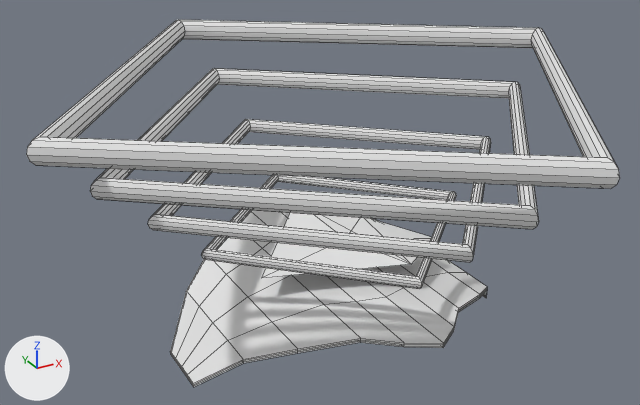
Two versions of the OBJ model Assets/Models/RightShoulder/epaule_0002.obj, one commit apart.
Camera for both pictures: a 50 mm camera at (-0.421, -0.726, 0.444) aimed at (-0.016, 0.01, 0.076). Arrows for +X, +Y and +Z are at lower left; the lights stay in place. Mesh edges are drawn as thin lines. Where no turn or scale is listed for an object, it has been applied to the vertices.

In view in the first picture: 'epaule_0002'.
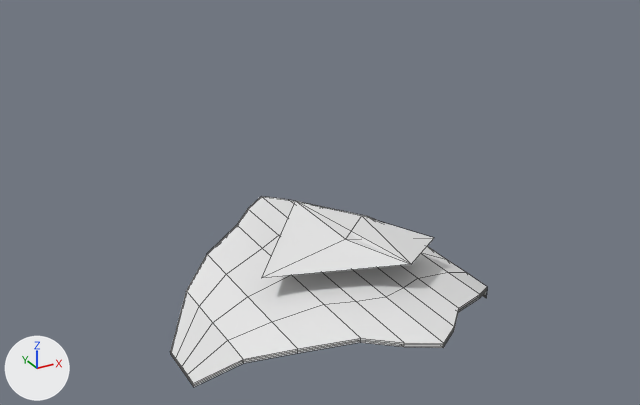
Pixel boxes (x1, y1, x2, y2) of what changed, in the pictures (640 x 405 px):
'epaule_0002', reshaped (46% narrower, 48% shorter)
    before: (27, 20, 620, 387)
    after: (170, 196, 487, 387)
part 1 of me_epaule_0002, deleted
    before: (202, 175, 456, 289)
part 2 of me_epaule_0002, deleted
    before: (148, 119, 491, 262)
part 3 of me_epaule_0002, deleted
    before: (90, 68, 539, 229)
part 4 of me_epaule_0002, deleted
    before: (27, 20, 620, 189)

Patch to the scene script:
```diff
--- a/Assets/Models/RightShoulder/epaule_0002.obj.py
+++ b/Assets/Models/RightShoulder/epaule_0002.obj.py
@@ me_epaule_0002 @@
 me_epaule_0002.from_pydata(...)  # 364 vertices, 364 faces; spans x -0.309..0.309, y -0.309..0.309, z -0.07..0.215
 # used by ob_epaule_0002; location = (0.0, 0.0, 0.0)
+# me_epaule_0002 part 1: the loose piece of 48 vertices spanning x -0.152..0.152, y -0.152..0.152, z 0.047..0.059 is deleted
+# me_epaule_0002 part 2: the loose piece of 48 vertices spanning x -0.206..0.206, y -0.206..0.206, z 0.095..0.111 is deleted
+# me_epaule_0002 part 3: the loose piece of 48 vertices spanning x -0.258..0.258, y -0.258..0.258, z 0.143..0.163 is deleted
+# me_epaule_0002 part 4: the loose piece of 48 vertices spanning x -0.309..0.309, y -0.309..0.309, z 0.191..0.215 is deleted
```
